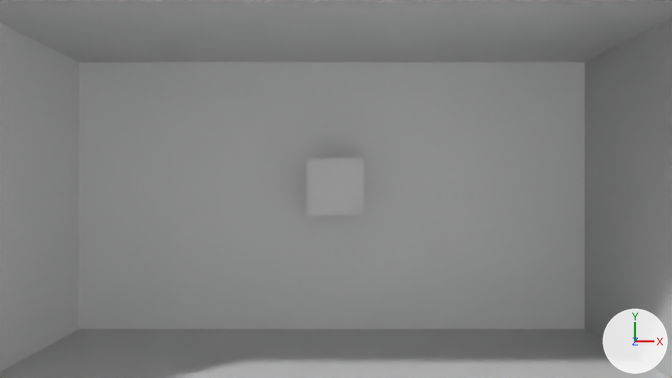
The Blender file soundroom.blend as it was, and as the next commit left it.
Both versions are drawn from the file's camera 'Camera'. Lighting does not change. The marker at lower right points along +X, +Y and +Z.
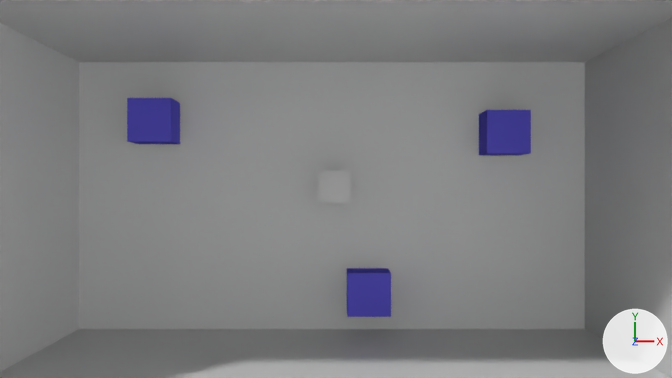
Diff of the bpy script that builds the scene:
```diff
--- a/soundroom.blend.py
+++ b/soundroom.blend.py
@@ mat_material_001 @@
+mat_material_001 = diffuse_material('Material.001')
+mat_material_001.base_color = (0.149, 0.128, 0.8)  # blue #6c64e7
@@ me_cube_006 @@
+me_cube_006.from_pydata(...)  # a box spanning x -1.0..1.0, y -1.0..1.0, z -1.0..1.0
+me_cube_006.materials.append(mat_material_001)  # blue #6c64e7
@@ me_cube_007 @@
+me_cube_007.from_pydata(...)  # a box spanning x -1.0..1.0, y -1.0..1.0, z -1.0..1.0
+me_cube_007.materials.append(mat_material_001)  # blue #6c64e7
@@ me_cube_008 @@
+me_cube_008.from_pydata(...)  # a box spanning x -1.0..1.0, y -1.0..1.0, z -1.0..1.0
+me_cube_008.materials.append(mat_material_001)  # blue #6c64e7
@@ ob_cube @@
 ob_cube.location = (0.0, 0.0, 1.0)
+ob_cube.scale = (0.577, 0.577, 0.577)
@@ ob_speaker8 @@
+ob_speaker8 = bpy.data.objects.new('speaker8', me_cube_006)
+ob_speaker8.location = (-6.59, 2.37, 1.1)
+ob_speaker8.scale = (0.771, 0.771, 0.771)
@@ ob_speaker8_001 @@
+ob_speaker8_001 = bpy.data.objects.new('speaker8.001', me_cube_007)
+ob_speaker8_001.location = (1.2, -3.83, 1.1)
+ob_speaker8_001.scale = (0.771, 0.771, 0.771)
@@ ob_speaker8_002 @@
+ob_speaker8_002 = bpy.data.objects.new('speaker8.002', me_cube_008)
+ob_speaker8_002.location = (6.14, 1.95, 1.1)
+ob_speaker8_002.scale = (0.771, 0.771, 0.771)
```

What differs and where, as boxes (x1, y1, x2, y2) in the pictures (672 x 378 px):
'Cube', rescaled (43% narrower, 43% shorter)
    before: (307, 158, 364, 215)
    after: (319, 171, 351, 203)
'speaker8', added (blue)
    after: (127, 98, 180, 144)
'speaker8.002', added (blue)
    after: (479, 110, 531, 155)
'speaker8.001', added (blue)
    after: (347, 268, 391, 317)
